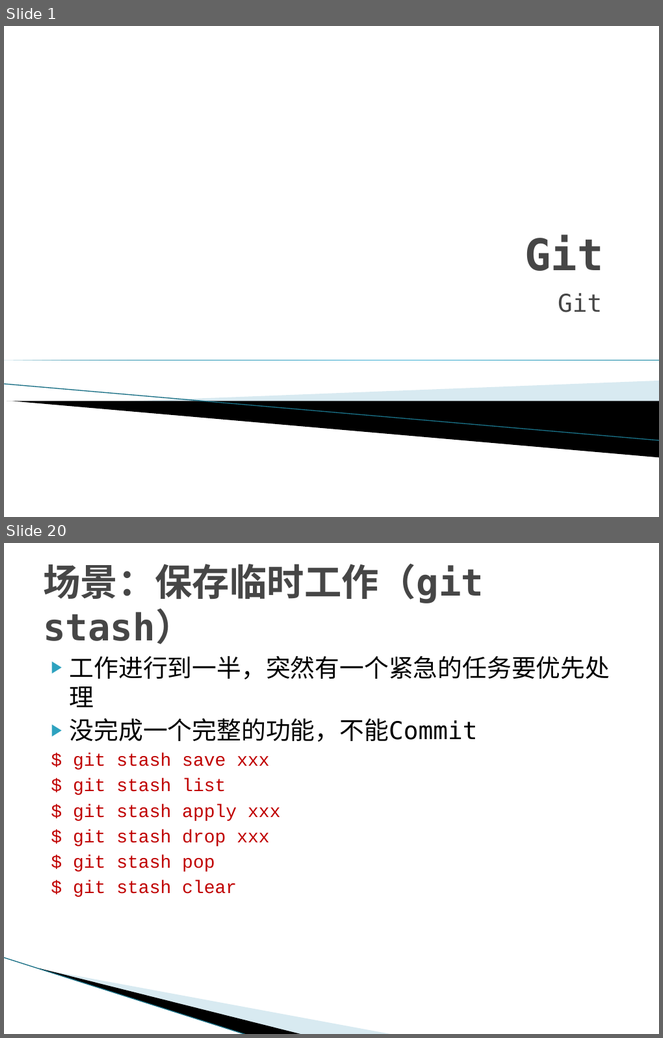
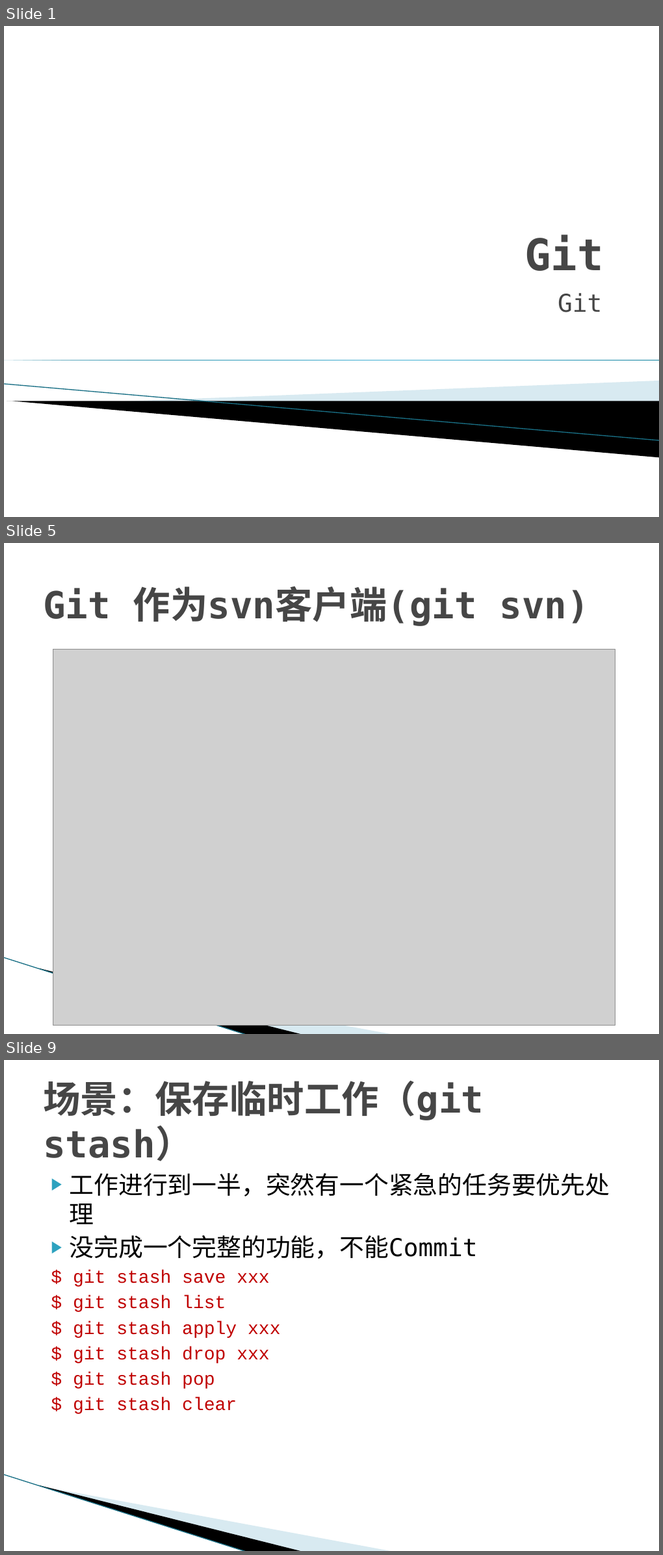
Before and after one commit to texnician/demo, a slide deck: ppt/Git.pptx. Shown one above the other, each under a label of ours: slides 1 and 20 before the commit, slides 1, 5 and 9 after it; the slides between them are not shown. The pictures are 663x1038 and 663x1555 pixels, drawn with LibreOffice and Linux fonts; fonts in the diff are those of the drawing; grey boxes stand for pictures; background and template pictures are left out. Boxes give left, top, right and bottom in pixels: in the first picture for what was removed or moved away, otherwise in the second. Text is boxed around its words. In the diff, an @@ line names an element or a change of style, - is before the commit and + after.

```diff
--- a/ppt/Git.pptx
+++ b/ppt/Git.pptx
@@ slide 5 added at (4,543,659,1034), background #FFFFFF; not listed: 3 template elements that a slide beside it also shows @@
@@ title added at (43,586,589,626), 41 pt, text #464646, bold @@
+Git 作为svn客户端(git svn)
@@ picture added at (53,649,615,1025) @@
@@ what was slide 20 is now slide 9 @@
```
Also in this commit, not shown: 5 slides changed, 7 other slides added, 14 other files.
